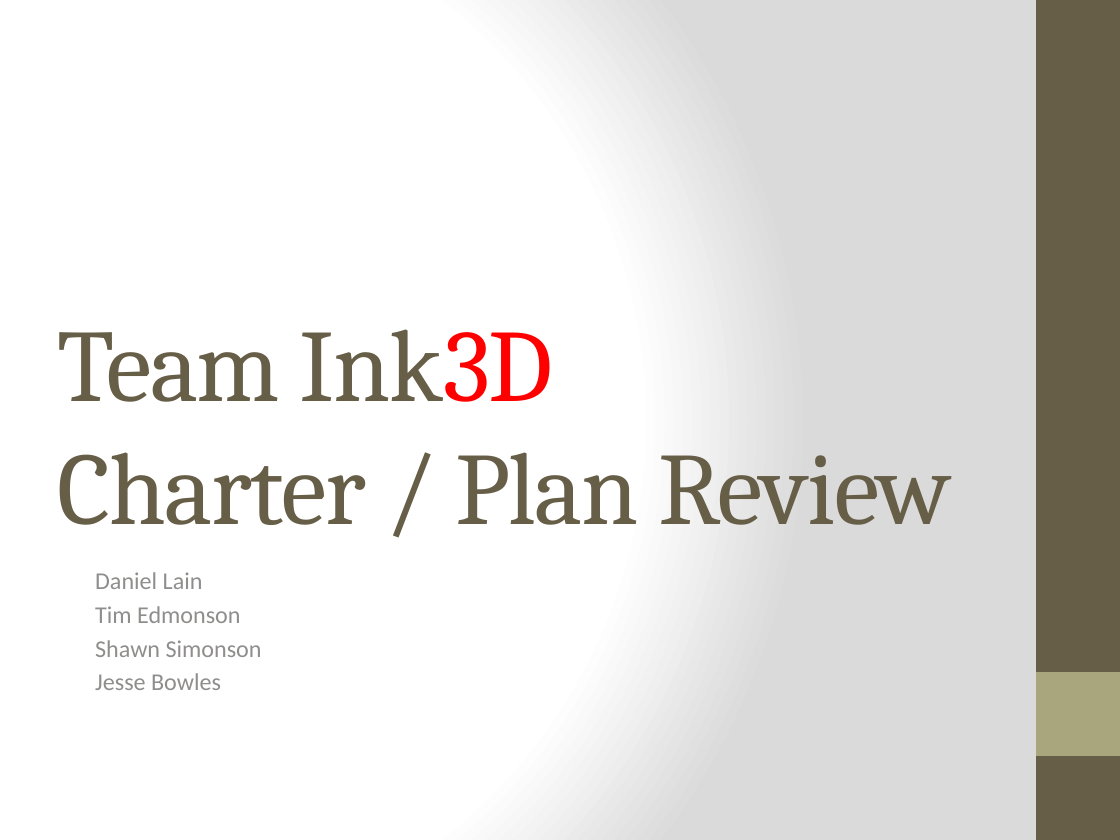
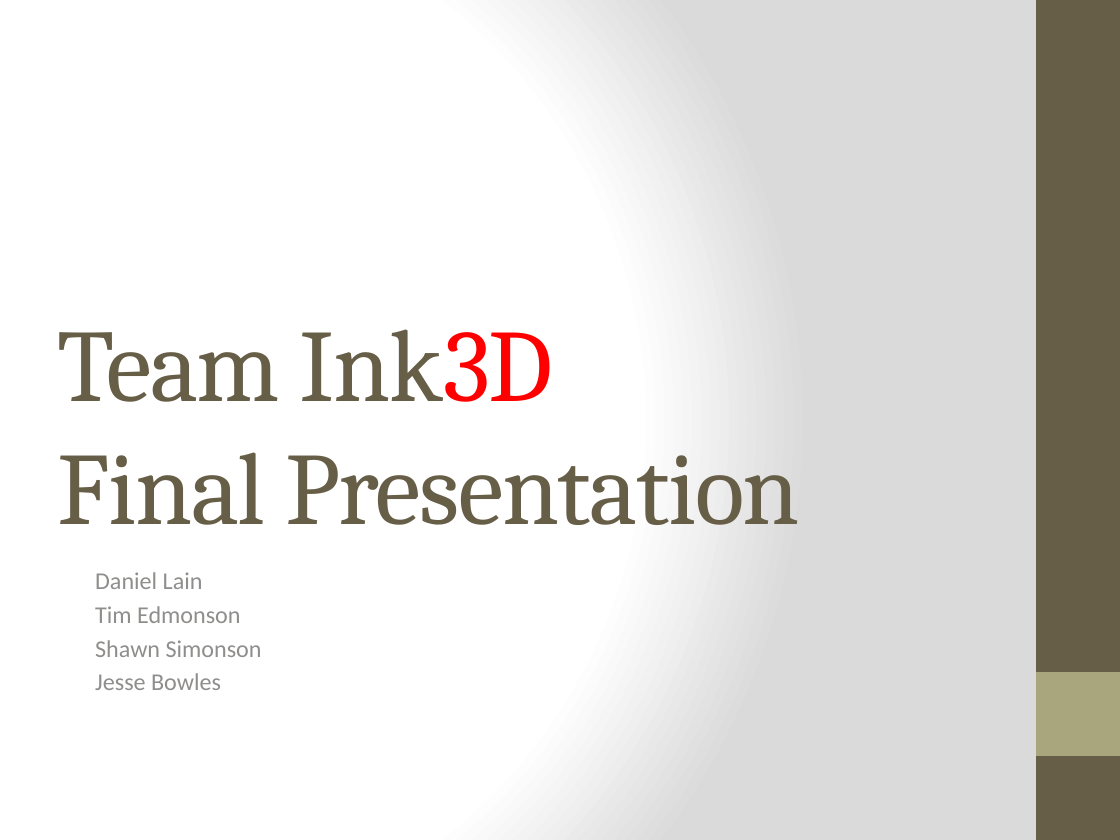
Before and after one commit to qpHalcy0n/SRDesign, a slide deck: slide 1 of Final Presentation/Ink3d Final Presentation.pptx. Drawn at 1120x840 pixels with LibreOffice and Linux fonts; fonts in the diff are those of the drawing. Boxes give left, top, right and bottom in pixels: in the first picture for what was removed or moved away, otherwise in the second. Text is boxed around its words. In the diff, an @@ line names an element or a change of style, - is before the commit and + after.

```diff
--- a/Final Presentation/Ink3d Final Presentation.pptx
+++ b/Final Presentation/Ink3d Final Presentation.pptx
@@ title at [58, 329, 800, 525]: text changed @@
-Team Ink3D
-Charter / Plan Review
+Team Ink3D
+Final Presentation
```
Also in this commit, not shown: 3 other slides changed, 1 slide added, 7 slides removed, 1 other file.
